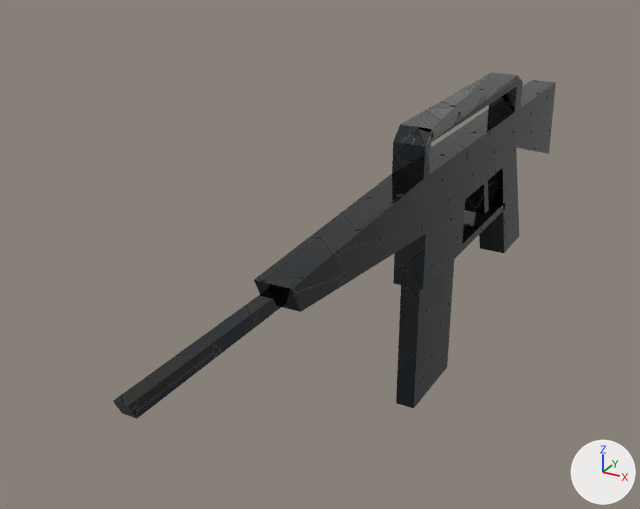
Renders of the OBJ model data/models/Rifle.obj from each side of a commit.
One viewpoint serves both versions: a 50 mm camera at (0.78, -2.55, 0.72) aimed at (-0.19, -0.78, -0.16). The axes (+X, +Y, +Z) are drawn at lower right. The lights are the same throughout. Where no turn or scale is listed for an object, it has been applied to the vertices.

Objects in the first picture: 'Pistol_Cube'.
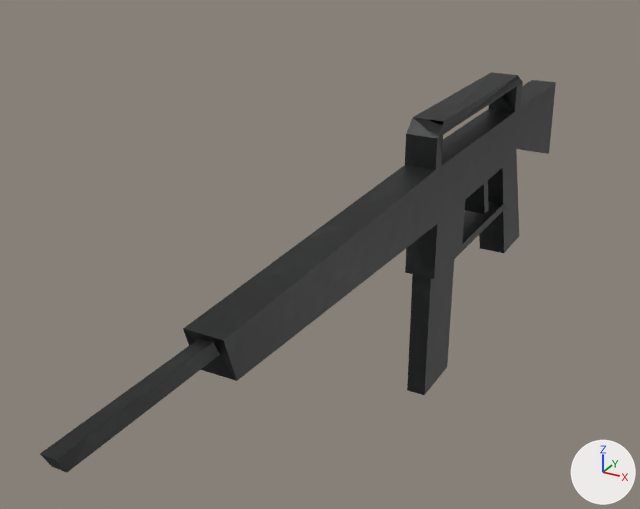
Changed parts and their boxes [x1, y1, x2, y2] in the pictures (640 x 509 px; the box of a moved part takes in the faces that stretch with it):
```json
{"object": "Pistol_Cube", "change": "surface changed, reshaped", "before": [113, 72, 556, 419], "after": [40, 72, 556, 472], "on screen": "grey to black, 16% wider, 15% taller"}
{"part": 1, "of": "me_pistol_cube", "change": "moved or reshaped", "before": [254, 179, 426, 312], "after": [183, 170, 437, 381]}
{"part": 2, "of": "me_pistol_cube", "change": "moved or reshaped", "before": [254, 173, 423, 303], "after": [183, 165, 435, 354]}
{"part": 3, "of": "me_pistol_cube", "change": "moved or reshaped", "before": [113, 288, 286, 419], "after": [40, 338, 220, 472]}
{"part": 4, "of": "me_pistol_cube", "change": "moved or reshaped", "before": [392, 72, 518, 408], "after": [405, 72, 518, 395]}
{"part": 5, "of": "me_pistol_cube", "change": "surface changed", "before": [443, 76, 556, 244], "after": [443, 76, 556, 244], "on screen": "grey to black"}
```

Scene script edits in JSON lines:
```json
{"op": "add", "block": "img_metal038_1k_color_jpg", "code": ["img_metal038_1k_color_jpg = load_image('Metal038_1K_Color.jpg', '../textures/Metal038_1K-JPG/Metal038_1K_Color.jpg', 1024, 1024, 'sRGB')"]}
{"block": "mat_material", "change": "nodes: BsdfPrincipled, NormalMap, OutputMaterial, TexImage x4"}
{"block": "mat_material", "change": "uses the picture img_metalplates006_1k_color_jpg"}
{"block": "mat_material", "change": "uses the picture img_metalplates006_1k_metalness_jpg"}
{"block": "mat_material", "change": "uses the picture img_metalplates006_1k_normal_jpg"}
{"block": "mat_material", "change": "uses the picture img_metalplates006_1k_roughness_jpg"}
{"block": "mat_material", "change": "nodes: BsdfPrincipled, OutputMaterial, TexImage"}
{"block": "mat_material", "change": "uses the picture img_metal038_1k_color_jpg"}
{"block": "me_pistol_cube", "where": "# used by ob_pistol_cube; location = (0.0, 0.0, 0.0)"}
{"op": "remove", "block": "me_pistol_cube", "code": "me_pistol_cube.from_pydata(...)  # 98 vertices, 200 faces; spans x -0.04..0.04, y -1.73..0.46, z -0.61..0.16"}
{"op": "add", "block": "me_pistol_cube", "code": "me_pistol_cube.from_pydata(...)  # 98 vertices, 200 faces; spans x -0.04..0.04, y -1.88..0.46, z -0.61..0.16"}
{"block": "me_pistol_cube", "change": "me_pistol_cube part 1: all 2 vertices in x -0.04..0.04, y -1.28, z -0.04 are moved by (0.0, -0.21, -0.03)"}
{"block": "me_pistol_cube", "change": "me_pistol_cube part 2: all 6 vertices in x -0.04..0.04, y -1.31..-1.29, z -0.02..0.02 are moved by (0.0, -0.21, 0.0)"}
{"block": "me_pistol_cube", "change": "me_pistol_cube part 3: all 4 vertices in x -0.01..0.01, y -1.73..-1.71, z -0.02..0.01 are moved by (0.0, -0.14, 0.0)"}
{"block": "me_pistol_cube", "change": "me_pistol_cube part 4: all 30 vertices in x -0.04..0.04, y -0.7..-0.62, z -0.61..0.16 are moved by (0.0, 0.07, 0.0)"}
{"block": "me_pistol_cube", "change": "me_pistol_cube part 5: 193 kept faces spanning x -0.04..0.04, y -1.88..0.46, z -0.61..0.16 get new texture (UV) coordinates"}
```
